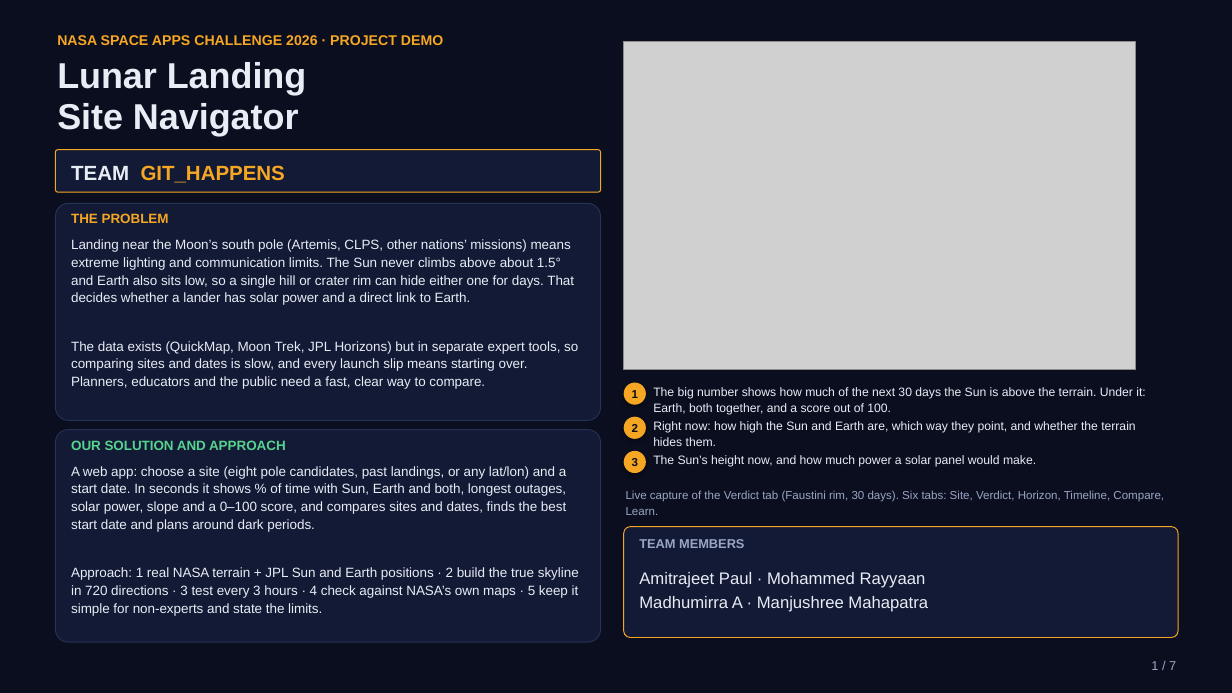
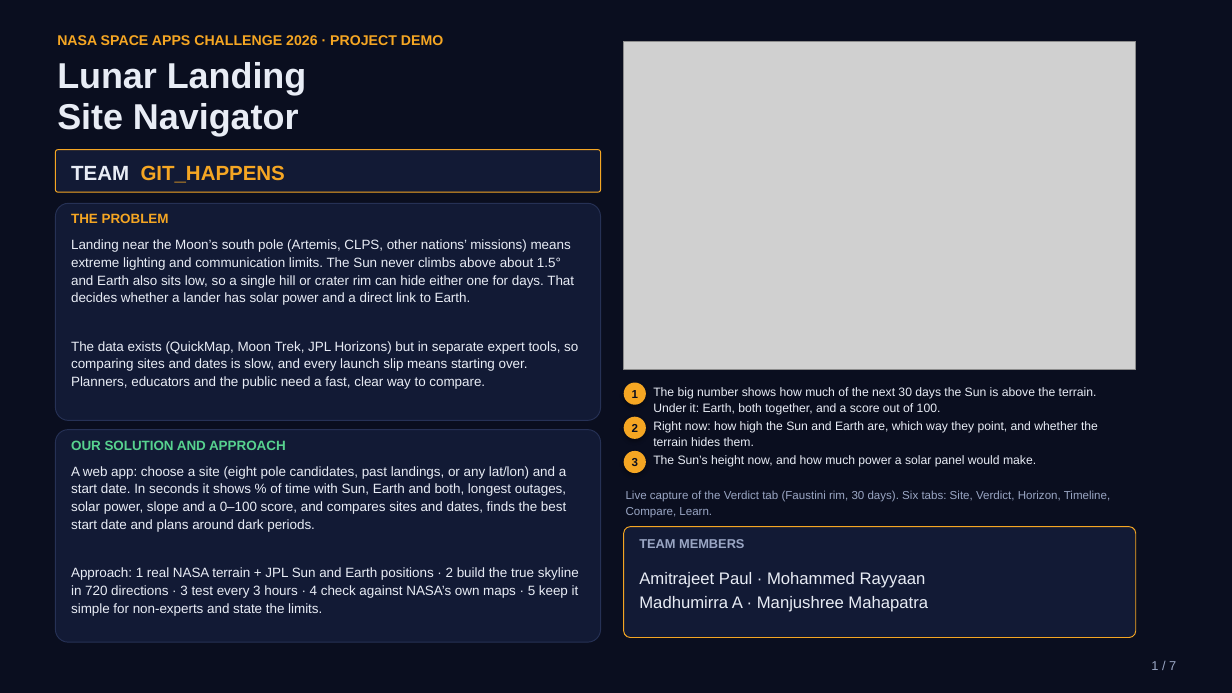
Before and after one commit to Amitrajeetpaul/lunar-landing-site-navigator, a slide deck: slide 1 of docs/GIT_7_SLIDE_PPT.pptx. Drawn at 1232x693 pixels with LibreOffice and Linux fonts; fonts in the diff are those of the drawing; grey boxes stand for pictures. Boxes give left, top, right and bottom in pixels: in the first picture for what was removed or moved away, otherwise in the second. Text is boxed around its words. In the diff, an @@ line names an element or a change of style, - is before the commit and + after.

Commit message:
Demo deck: align team box width with screenshot

```diff
--- a/docs/GIT_7_SLIDE_PPT.pptx
+++ b/docs/GIT_7_SLIDE_PPT.pptx
@@ text "The big number shows how ..." rewrapped from box(653, 387, 1145, 415) to box(653, 387, 1097, 415) @@
@@ text "Right now: how high the ..." rewrapped from box(653, 421, 1135, 446) to box(653, 421, 1098, 446) @@
@@ text "Live capture of the Verdict ..." rewrapped from box(626, 490, 1164, 515) to box(626, 490, 1110, 517) @@
@@ rounded rectangle: place and size @@
-rounded rectangle at box(624, 527, 1178, 638)
+rounded rectangle at box(624, 527, 1136, 638)
```
Also in this commit, not shown: 1 other file.
